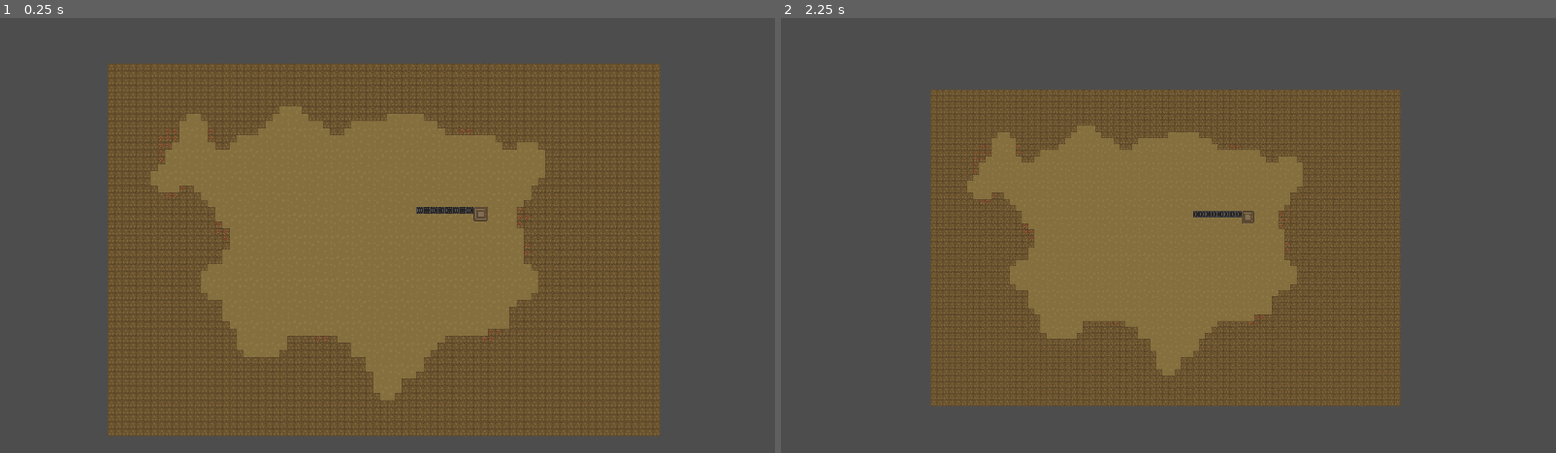
Above: before the commit, frames 1-2 (left to right).
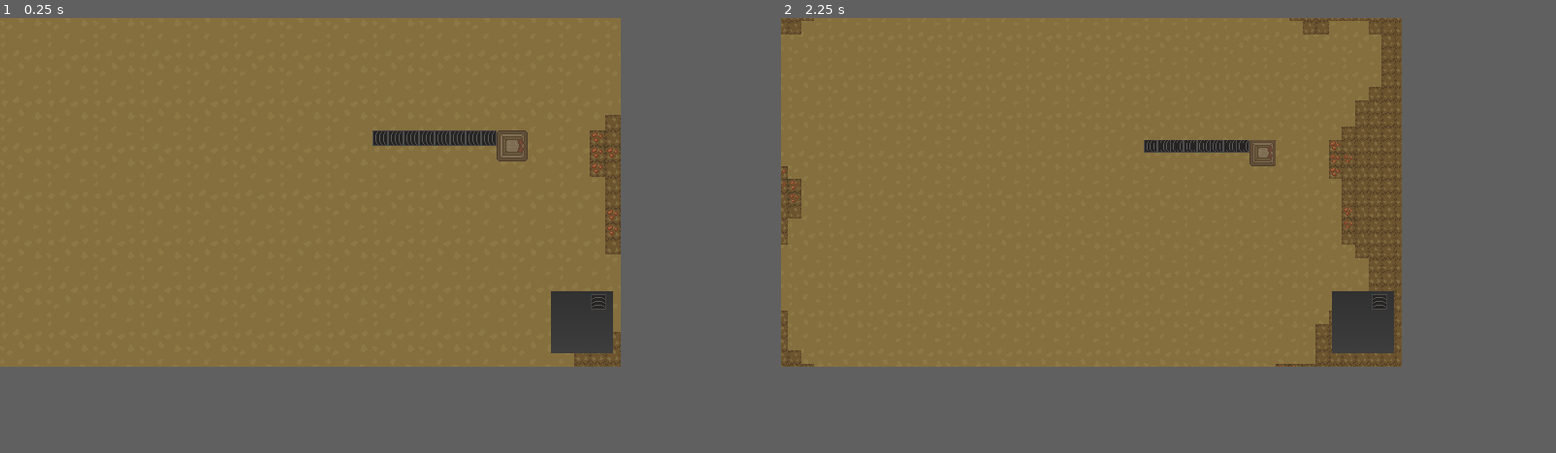
Above: after the commit, the same moments.

Repository: lennertJ9/mining-defense
Game: Godot game, scene res://scenes/world/world.tscn
Two runs of this game, one before a commit and one after it. Both use one fixed random seed, a clock stepped at 60 frames per second and the inputs below.
Inputs (mouse positions are in pixels of both pictures, inside the frame that each line leads up to):
- Up to frame 1 (0.25 s): no input
- Up to frame 2 (2.25 s): tap Enter at 0.5, 2 s; move the mouse to (1339, 213) at 0.52 s; hold Mouse wheel down (mouse_scroll_down) 0.53-1.28 s; click (1339, 213) at 0.67 s; tap Space at 1.25 s; move the mouse to (1013, 257) at 1.27 s; tap Mouse wheel up (mouse_scroll_up) at 1.35 s; click (1013, 257) at 1.42 s; move the mouse to (1246, 139) at 2.02 s; hold Mouse wheel down (mouse_scroll_down) from 2.03 s (still down); click (1246, 139) at 2.17 s
In our replay, the window is 799x449 before the commit and 640x360 after it. These sizes can differ from the game's own. Grey fills any space a smaller window leaves; there, only what the larger window draws over its background counts as a difference.

The runs differ from the first frame. In frame 1, 54% of the frame differs, in the area x 0-86%, y 0-96%; in frame 2, 48%.

Commit message:
UI stuff, basic UI, not working yet

Diff:
--- a/project.godot
+++ b/project.godot
@@ -16,20 +16,23 @@
 
 [autoload]
 
-ConveyorBeltManager="*res://scenes/conveyor_belt_manager/conveyor_belt_manager.gd"
+ConveyorBeltManager="*res://scenes/managers/conveyor_belt_manager/conveyor_belt_manager.gd"
 ItemRenderer="*res://scenes/item_renderer/item_renderer.tscn"
+BuilderManager="*res://scenes/managers/builder_manager/builder_manager.tscn"
+UserInterface="*res://user_interface/user_interface.tscn"
 
 [display]
 
-window/size/viewport_width=1728
-window/size/viewport_height=972
+window/size/viewport_width=640
+window/size/viewport_height=360
 
 [file_customization]
 
 folder_colors={
 "res://assets/": "orange",
 "res://resources/": "purple",
-"res://scenes/": "red"
+"res://scenes/": "red",
+"res://user_interface/": "green"
 }
 
 [input]
@@ -49,6 +52,16 @@
 "events": [Object(InputEventMouseButton,"resource_local_to_scene":false,"resource_name":"","device":-1,"window_id":0,"a …(259 unchanged characters)…
 ]
 }
+built={
+"deadzone": 0.2,
+"events": [Object(InputEventKey,"resource_local_to_scene":false,"resource_name":"","device":-1,"window_id":0,"alt_pressed":false,"shift_pressed":false,"ctrl_pressed":false,"meta_pressed":false,"pressed":false,"keycode":0,"physical_keycode":66,"key_label":0,"unicode":98,"location":0,"echo":false,"script":null)
+]
+}
+left_click={
+"deadzone": 0.2,
+"events": [Object(InputEventMouseButton,"resource_local_to_scene":false,"resource_name":"","device":-1,"window_id":0,"alt_pressed":false,"shift_pressed":false,"ctrl_pressed":false,"meta_pressed":false,"button_mask":1,"position":Vector2(221, 22),"global_position":Vector2(230, 70),"factor":1.0,"button_index":1,"canceled":false,"pressed":true,"double_click":false,"script":null)
+]
+}
 
 [layer_names]
 
--- a/scenes/conveyor_belt_manager/conveyor_belt_manager.tscn
+++ /dev/null
@@ -1,6 +0,0 @@
-[gd_scene load_steps=2 format=3 uid="uid://ce2wc4lann8vq"]
-
-[ext_resource type="Script" uid="uid://cjgcphwo0bs7t" path="res://scenes/conveyor_belt_manager/conveyor_belt_manager.gd" id="1_hno6b"]
-
-[node name="ConveyorBeltManager" type="Node2D"]
-script = ExtResource("1_hno6b")
--- /dev/null
+++ b/scenes/managers/builder_manager/builder_manager.gd
@@ -0,0 +1,10 @@
+extends Node2D
+
+const CONVEYOR = preload("res://scenes/conveyor_belts/conveyor.tscn")
+
+var is_building
+var current_building: Node2D
+
+
+func _ready() -> void:
+	pass
--- /dev/null
+++ b/scenes/managers/builder_manager/builder_manager.tscn
@@ -0,0 +1,7 @@
+[gd_scene load_steps=2 format=3 uid="uid://banixrupd1ov4"]
+
+[ext_resource type="Script" uid="uid://d3hyn5h63uild" path="res://scenes/managers/builder_manager/builder_manager.gd" id="1_e5w7a"]
+
+[node name="BuilderManager" type="Node2D"]
+z_index = 2
+script = ExtResource("1_e5w7a")
--- /dev/null
+++ b/scenes/managers/conveyor_belt_manager/conveyor_belt_manager.tscn
@@ -0,0 +1,6 @@
+[gd_scene load_steps=2 format=3 uid="uid://ce2wc4lann8vq"]
+
+[ext_resource type="Script" uid="uid://cjgcphwo0bs7t" path="res://scenes/managers/conveyor_belt_manager/conveyor_belt_manager.gd" id="1_hno6b"]
+
+[node name="ConveyorBeltManager" type="Node2D"]
+script = ExtResource("1_hno6b")
--- a/scenes/world/world.gd
+++ b/scenes/world/world.gd
@@ -1,3 +1,3 @@
 extends Node2D
 
-@onready var conveyor_tilemap: TileMapLayer = $Conveyors
+@onready var conveyor_tilemap: TileMapLayer = $Buildings
--- a/scenes/world/world.tscn
+++ b/scenes/world/world.tscn
@@ -70,7 +70,7 @@
 
 [node name="Camera" parent="." instance=ExtResource("6_dlabj")]
 
-[node name="Conveyors" type="TileMapLayer" parent="."]
+[node name="Buildings" type="TileMapLayer" parent="."]
 z_index = 1
 tile_map_data = PackedByteArray("AAALAPz/AAAAAAAAAQAKAPz/AAAAAAAAAQAJAPz/AAAAAAAAAQAIAPz/AAAAAAAAAQAHAPz/AAAAAAAAAQAGAPz/AAAAAAAAAQAFAPz/AAAAAAAAAQAEAPz/AAAAAAAAAQA=")
 tile_set = SubResource("TileSet_gbfbk")
--- /dev/null
+++ b/user_interface/building_menu/building_menu.tscn
@@ -0,0 +1,40 @@
+[gd_scene load_steps=4 format=3 uid="uid://ctht0gb32dv5"]
+
+[ext_resource type="PackedScene" uid="uid://d0n4i76spj1ao" path="res://user_interface/building_menu/building_slot/building_slot.tscn" id="1_hllcj"]
+
+[sub_resource type="Gradient" id="Gradient_hllcj"]
+offsets = PackedFloat32Array(0.00699301, 1)
+colors = PackedColorArray(0.194349, 0.194349, 0.194349, 1, 0.241156, 0.241156, 0.241156, 1)
+
+[sub_resource type="GradientTexture1D" id="GradientTexture1D_1t4lw"]
+gradient = SubResource("Gradient_hllcj")
+width = 32
+
+[node name="BuildingMenu" type="Control"]
+layout_mode = 3
+anchors_preset = 0
+
+[node name="TextureRect" type="TextureRect" parent="."]
+z_index = -1
+layout_mode = 0
+offset_left = 64.0
+offset_top = -1.0
+offset_right = 128.0
+offset_bottom = 63.0
+rotation = 1.5708
+texture = SubResource("GradientTexture1D_1t4lw")
+
+[node name="GridContainer" type="GridContainer" parent="TextureRect"]
+layout_mode = 1
+anchors_preset = 5
+anchor_left = 0.5
+anchor_right = 0.5
+offset_left = -29.0
+offset_top = 7.0
+offset_right = 11.0
+offset_bottom = 47.0
+grow_horizontal = 2
+
+[node name="Slot_1" parent="TextureRect/GridContainer" instance=ExtResource("1_hllcj")]
+layout_mode = 2
+building = "conveyor"
--- /dev/null
+++ b/user_interface/building_menu/building_slot/building_slot.gd
@@ -0,0 +1,3 @@
+extends TextureRect
+
+@export var building: String
--- /dev/null
+++ b/user_interface/building_menu/building_slot/building_slot.tscn
@@ -0,0 +1,12 @@
+[gd_scene load_steps=3 format=3 uid="uid://d0n4i76spj1ao"]
+
+[ext_resource type="Texture2D" uid="uid://dwe1mpdt8kdcr" path="res://assets/conveyor.png" id="1_tq7yw"]
+[ext_resource type="Script" uid="uid://5v8uhn53yqad" path="res://user_interface/building_menu/building_slot/building_slot.gd" id="2_0v228"]
+
+[node name="TextureRect" type="TextureRect"]
+custom_minimum_size = Vector2(16, 16)
+offset_right = 16.0
+offset_bottom = 16.0
+texture = ExtResource("1_tq7yw")
+stretch_mode = 2
+script = ExtResource("2_0v228")
--- /dev/null
+++ b/user_interface/user_interface.gd
@@ -0,0 +1 @@
+extends Node
--- /dev/null
+++ b/user_interface/user_interface.tscn
@@ -0,0 +1,13 @@
+[gd_scene load_steps=3 format=3 uid="uid://c7vbnsj5gxyfl"]
+
+[ext_resource type="Script" uid="uid://bb1v5jcwy5kht" path="res://user_interface/user_interface.gd" id="1_dbod7"]
+[ext_resource type="PackedScene" uid="uid://ctht0gb32dv5" path="res://user_interface/building_menu/building_menu.tscn" id="2_ur1vw"]
+
+[node name="UserInterface" type="CanvasLayer"]
+script = ExtResource("1_dbod7")
+
+[node name="BuildingMenu" parent="." instance=ExtResource("2_ur1vw")]
+offset_left = 568.0
+offset_top = 283.0
+offset_right = 568.0
+offset_bottom = 283.0
Not shown, added: scenes/managers/builder_manager/builder_manager.gd.uid
Renamed: scenes/conveyor_belt_manager/conveyor_belt_manager.gd -> scenes/managers/conveyor_belt_manager/conveyor_belt_manager.gd
Renamed: scenes/conveyor_belt_manager/conveyor_belt_manager.gd.uid -> scenes/managers/conveyor_belt_manager/conveyor_belt_manager.gd.uid
Not shown, added: user_interface/building_menu/building_slot/building_slot.gd.uid
Not shown, added: user_interface/user_interface.gd.uid
